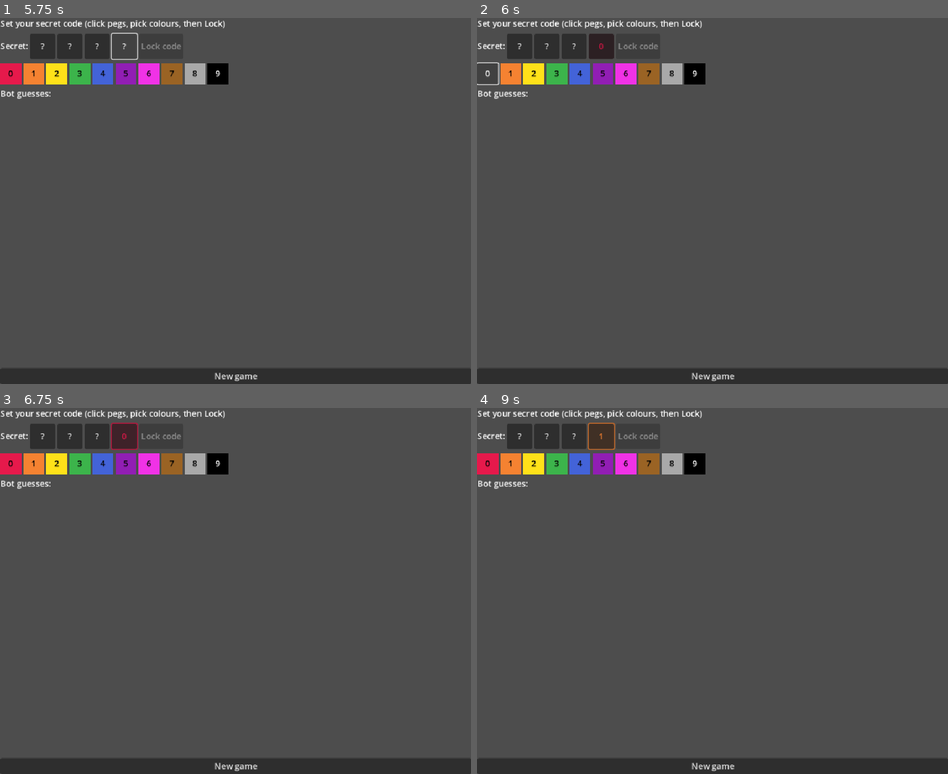
Above: before the commit, frames 1-4 (two rows, left to right).
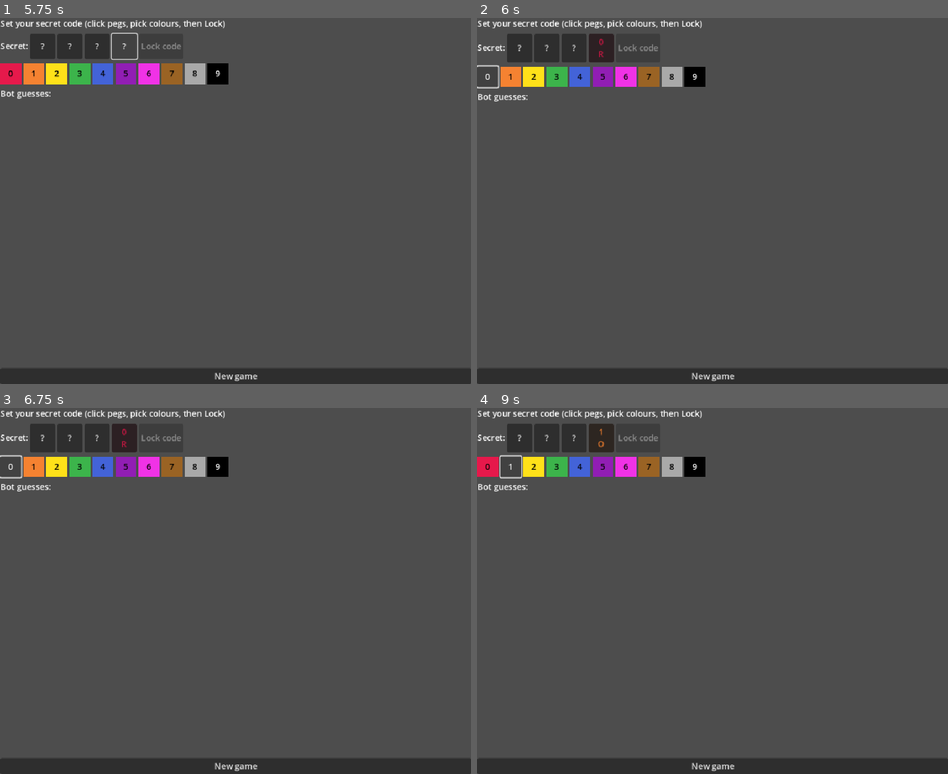
Above: after the commit, the same moments.

Repository: Joesalmon1985/DuelMasterBattle
Game: Godot game, scene res://client/scenes/main_menu.tscn
The game is run twice, just before and just after one commit, with the same random seed, the same clock (stepped at 60 frames per second) and the same inputs.
Inputs:
- Up to frame 1 (5.75 s): click "Human vs Bot" at 0.5 s; click "New game" at 1.25 s; click "New game" at 2 s; click "?" at 2.75 s; click "?" at 3.5 s; click "?" at 4.25 s; click "?" at 5 s
- Up to frame 2 (6 s): click "0" at 5.75 s
- Up to frame 3 (6.75 s): click "0" at 6.5 s
- Up to frame 4 (9 s): click "0" (after the commit: "0 R") at 7.25 s; click "1" at 8 s; click "1" at 8.75 s

Frame 1 is identical in both runs. In frame 2, 1.5% of the frame differs, in the area x 0-49%, y 5-23%; in frame 3, 1.7%; in frame 4, 1.7%, in the area x 0-49%, y 4-23%.

Commit message:
M7 passed: accessibility labels on pegs, bot solved/failed status text
Co-authored-by: Cursor <cursoragent@cursor.com>

Diff:
--- a/godot_project/client/components/peg_slot.gd
+++ b/godot_project/client/components/peg_slot.gd
@@ -22,9 +22,12 @@
 	_colour_id = colour_id
 	if colour_id < 0:
 		text = "?"
+		tooltip_text = "Empty peg"
 		modulate = Color.WHITE
 	else:
-		text = str(colour_id)
+		var name: String = DmbColourData.NAMES[colour_id]
+		text = "%d\n%s" % [colour_id, name.substr(0, 1)]
+		tooltip_text = "%d: %s" % [colour_id, name]
 		modulate = DmbColourData.COLOURS[colour_id]
 
 
--- a/godot_project/client/scripts/game_board.gd
+++ b/godot_project/client/scripts/game_board.gd
@@ -142,7 +142,14 @@
 		DmbSequentialDuelGame.GamePhase.BOT_GUESSING:
 			status_label.text = "Bot is guessing your code..."
 		DmbSequentialDuelGame.GamePhase.HUMAN_GUESSING:
-			status_label.text = "Guess the bot's code (%d guesses left)" % game.human_guesses_remaining()
+			var bot_msg := ""
+			if game.bot_guesses.size() > 0:
+				var last: DmbGuessRecord = game.bot_guesses[game.bot_guesses.size() - 1]
+				if last.exact == DmbConstants.CODE_LENGTH:
+					bot_msg = "Bot SOLVED your code in %d guesses! " % game.bot_guesses.size()
+				else:
+					bot_msg = "Bot FAILED after %d guesses. " % game.bot_guesses.size()
+			status_label.text = "%sGuess the bot's code (%d left)" % [bot_msg, game.human_guesses_remaining()]
 		DmbSequentialDuelGame.GamePhase.FINISHED:
 			status_label.text = "Game over"
 
Not shown, added: godot_project/export_presets.cfg
Not shown, changed: .cursor/plans/duel_mastermind_build_efc953e0.plan.md
Not shown, changed: .gitignore
Not shown, changed: README.md
Not shown, added: docs/ANDROID_EXPORT.md
Not shown, added: docs/DEPLOY_CLOUDFLARE_PAGES.md
Not shown, added: docs/RELEASE_NOTES.md
Not shown, changed: tools/export_web.sh
